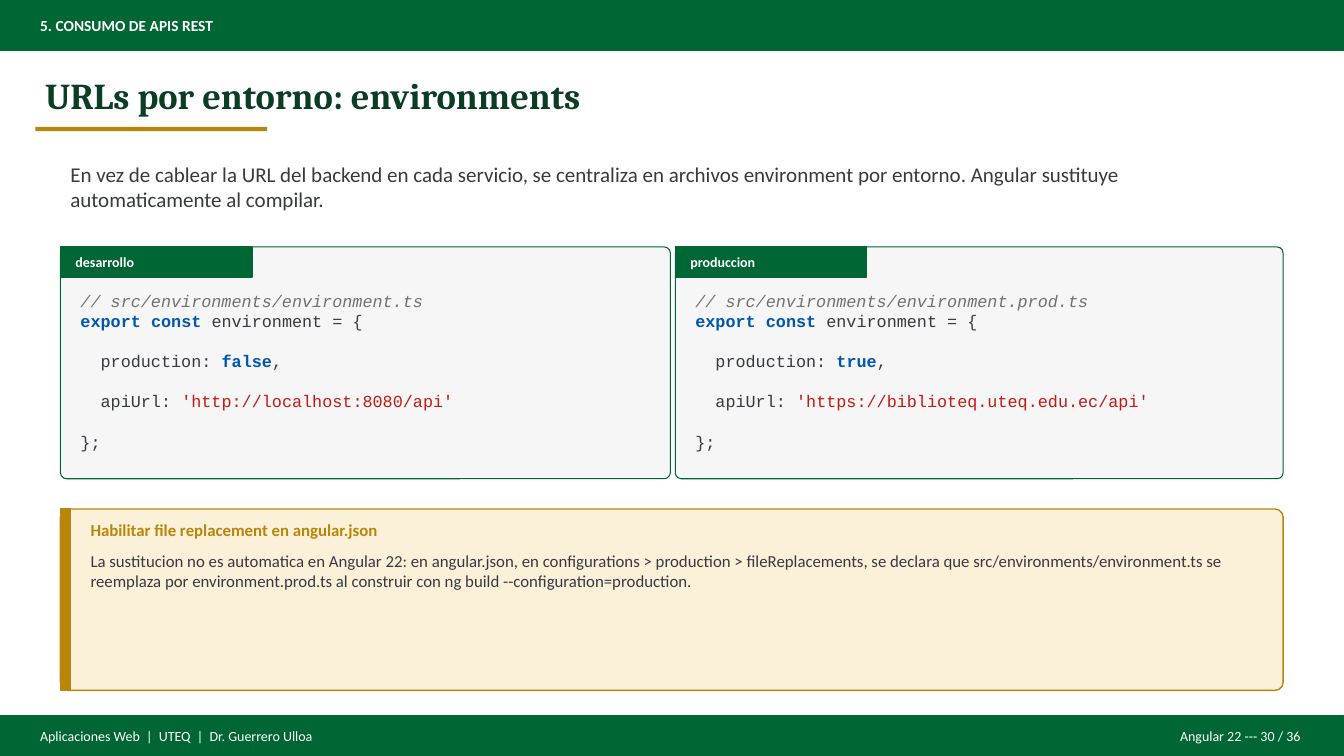
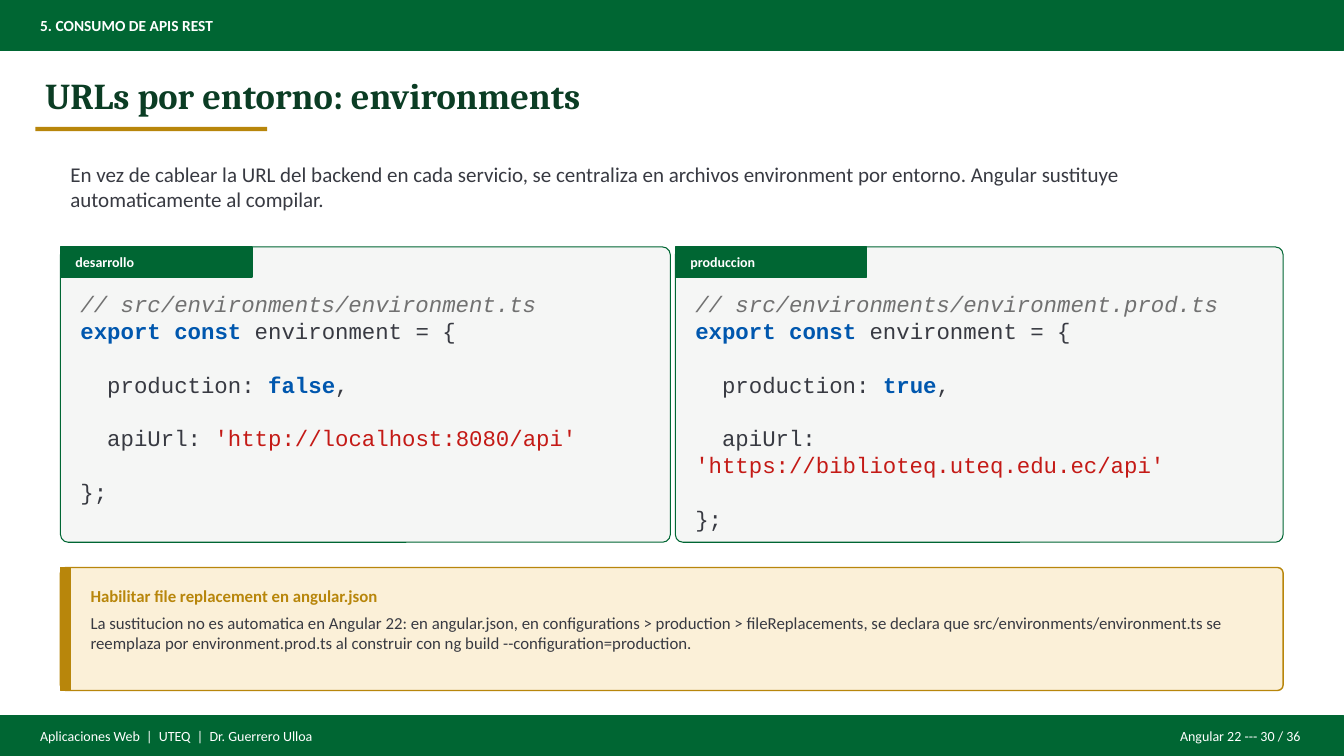
Before and after one commit to gleiston-guerrero/Asignaturas, a slide deck: slide 30 of AplicacionesWeb/Material de clases/Presentaciones/Deck_Angular22_REST.pptx. Drawn at 1344x756 pixels with LibreOffice and Linux fonts; fonts in the diff are those of the drawing. Boxes give left, top, right and bottom in pixels: in the first picture for what was removed or moved away, otherwise in the second. Text is boxed around its words. In the diff, an @@ line names an element or a change of style, - is before the commit and + after.

```diff
--- a/AplicacionesWeb/Material de clases/Presentaciones/Deck_Angular22_REST.pptx
+++ b/AplicacionesWeb/Material de clases/Presentaciones/Deck_Angular22_REST.pptx
@@ rounded rectangle: place and size @@
-rounded rectangle at [60, 247, 670, 479]
+rounded rectangle at [60, 247, 670, 542]
@@ rounded rectangle: place and size @@
-rounded rectangle at [676, 247, 1284, 479]
+rounded rectangle at [676, 247, 1284, 542]
@@ text "// src/environments/environment.ts export const environment ..." at [80, 296, 577, 451]: size 12 to 16 pt @@
@@ text "// src/environments/environment.prod.ts export const environ ..." at [695, 296, 1217, 478]: size 12 to 16 pt @@
@@ rounded rectangle: place and size @@
-rounded rectangle at [60, 509, 1284, 691]
+rounded rectangle at [60, 568, 1284, 691]
@@ rectangle: place and size @@
-rectangle at [60, 509, 71, 691]
+rectangle at [60, 568, 71, 691]
@@ text "Habilitar file replacement en angular.json": place and size @@
-text "Habilitar file replacement en angular.json" at [91, 524, 378, 539]
+text "Habilitar file replacement en angular.json" at [91, 590, 378, 605]
@@ text "La sustitucion no es automatica ...": place and size @@
-text "La sustitucion no es automatica ..." at [91, 555, 1221, 590]
+text "La sustitucion no es automatica ..." at [91, 617, 1221, 652]
```
Also in this commit, not shown: 20 other slides changed, 11 other files.
